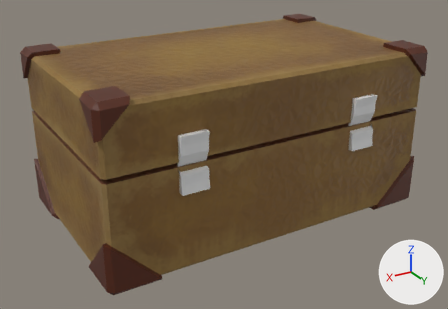
Renders of the Blender file Models/texturing.blend from each side of a commit.
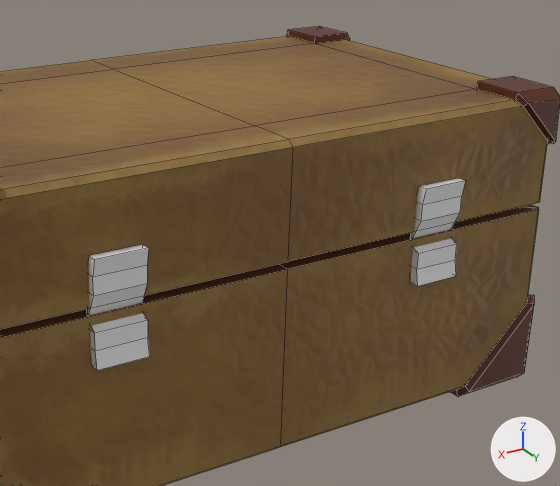
Each version appears first whole from a 50 mm lens placed at (3.07, 5.1, 2.05), pointed at (0.04, 0.05, -0.47), and next in a close-up on the part from 29% to 95% of the width and 0% to 83% of the height. The lights are fixed; the arrows at lower right show +X, +Y and +Z. The close-ups show mesh edges as thin lines.

Names of what the first close-up shows: 'case', 'joint'.
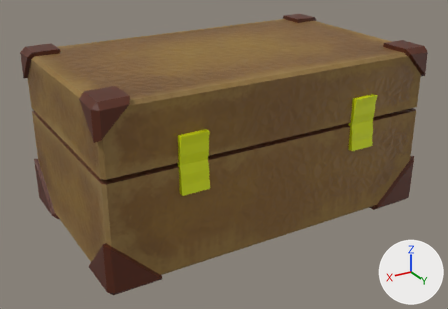
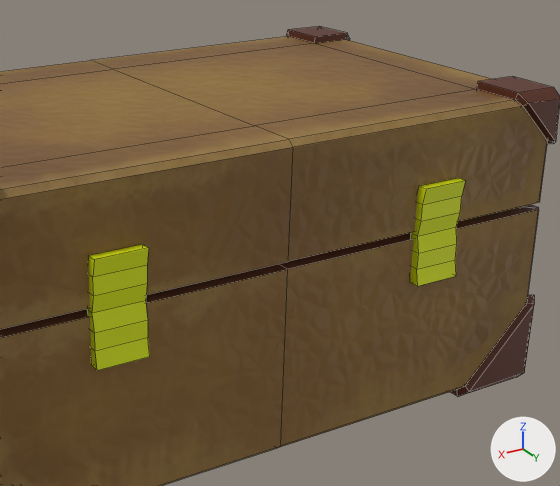
Patch to the scene script:
```diff
--- a/Models/texturing.blend.py
+++ b/Models/texturing.blend.py
@@ me_plane_002 @@
 me_plane_002.from_pydata(...)  # 56 vertices, 52 faces; spans x -1.04..1.04, y 0.97..1.05, z -0.25..0.26
 # used by ob_joint; location = (0.0, 0.0, 0.0)
-me_plane_002.vertices[10].co = (0.78, 0.97, -0.05)
-me_plane_002.vertices[20].co = (1.04, 0.97, -0.05)
-me_plane_002.vertices[38].co = (-0.78, 0.97, -0.05)
-me_plane_002.vertices[48].co = (-1.04, 0.97, -0.05)
+# me_plane_002 part 1
+me_plane_002.vertices[10].co = (0.78, 1.02, 0.0)  # pixel (145, 300)
+me_plane_002.vertices[20].co = (1.04, 1.02, 0.0)  # pixel (92, 313)
+# me_plane_002 part 2
+me_plane_002.vertices[38].co = (-0.78, 1.02, 0.0)  # pixel (417, 236)
+me_plane_002.vertices[48].co = (-1.04, 1.02, 0.0)  # pixel (456, 226)
+me_plane_002.materials.append(mat_details)  # yellow #d9e700
```

Location of each change, (x1, y1, x2, y2) in pixels of the close-ups (560 x 486 px; the box of a moved part takes in the faces that stretch with it):
'joint', recoloured, reshaped (grey to yellow)
    both: (87, 178, 466, 370)
part 1 of me_plane_002, moved or reshaped
    before: (87, 284, 147, 333)
    after: (87, 284, 148, 333)
part 2 of me_plane_002, moved or reshaped
    before: (410, 212, 460, 253)
    after: (411, 212, 460, 253)
